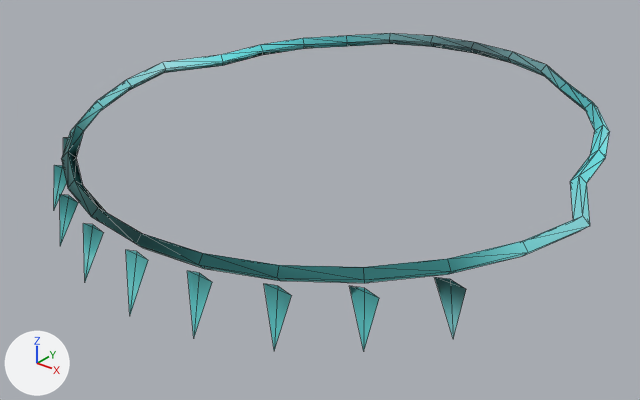
The glTF model assets/giant/parts/Accessory_tooth_necklace.glb, before and after one commit.
One viewpoint serves both versions: a 50 mm camera at (0.441, -0.613, 3.52) aimed at (0.001, -0.063, 3.179). Arrows for +X, +Y and +Z are at lower left; the lights stay in place. The older version comes first. Mesh edges are drawn as thin lines.

The scene before the commit, as lines of its bpy script (objects in view):
```python
me_accessory_tooth_necklace_001 = bpy.data.meshes.new('Accessory_tooth_necklace.001')
me_accessory_tooth_necklace_001.from_pydata(...)  # 148 vertices, 251 faces; spans x -0.252..0.246, y -0.28..0.201, z 3.169..3.264
me_accessory_tooth_necklace_001.materials.append(mat_defaultmaterial)
ob_accessory_tooth_necklace = bpy.data.objects.new('Accessory_tooth_necklace', me_accessory_tooth_necklace_001)
ob_accessory_tooth_necklace.location = (0.0, 0.0, 0.0)
```
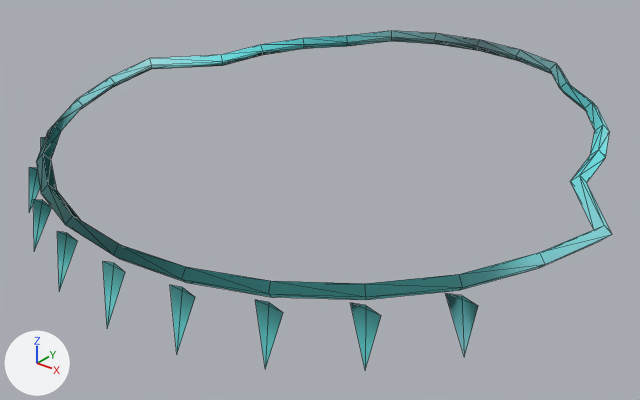
Location of each change, [x1, y1, x2, y2] in pixels of the pictures (640 x 400 px; the box of a moved part takes in the faces that stretch with it):
```json
{"object": "Accessory_tooth_necklace", "change": "reshaped", "before": [54, 33, 610, 351], "after": [29, 31, 612, 369], "on screen": "6% taller"}
{"part": 1, "of": "me_accessory_tooth_necklace_001", "change": "moved or reshaped", "before": [63, 138, 68, 153], "after": [41, 138, 57, 147]}
{"part": 2, "of": "me_accessory_tooth_necklace_001", "change": "moved or reshaped", "before": [54, 165, 66, 209], "after": [29, 167, 40, 212]}
{"part": 3, "of": "me_accessory_tooth_necklace_001", "change": "moved or reshaped", "before": [60, 194, 78, 246], "after": [33, 199, 52, 251]}
{"part": 4, "of": "me_accessory_tooth_necklace_001", "change": "moved or reshaped", "before": [83, 224, 103, 281], "after": [57, 231, 77, 291]}
{"part": 5, "of": "me_accessory_tooth_necklace_001", "change": "moved or reshaped", "before": [126, 250, 148, 314], "after": [103, 261, 125, 327]}
{"part": 6, "of": "me_accessory_tooth_necklace_001", "change": "moved or reshaped", "before": [187, 271, 212, 336], "after": [170, 285, 195, 352]}
{"part": 7, "of": "me_accessory_tooth_necklace_001", "change": "moved or reshaped", "before": [264, 284, 292, 350], "after": [255, 300, 283, 369]}
{"part": 8, "of": "me_accessory_tooth_necklace_001", "change": "moved or reshaped", "before": [349, 286, 379, 351], "after": [350, 303, 381, 369]}
{"part": 9, "of": "me_accessory_tooth_necklace_001", "change": "moved or reshaped", "before": [435, 277, 466, 338], "after": [445, 293, 478, 357]}
{"part": 10, "of": "me_accessory_tooth_necklace_001", "change": "moved or reshaped", "before": [61, 55, 592, 283], "after": [36, 55, 612, 300]}
{"part": 11, "of": "me_accessory_tooth_necklace_001", "change": "moved or reshaped", "before": [347, 33, 567, 91], "after": [347, 31, 569, 88]}
```

Scene script edits in JSON lines:
```json
{"block": "me_accessory_tooth_necklace_001", "where": "# used by ob_accessory_tooth_necklace; location = (0.0, 0.0, 0.0)"}
{"op": "remove", "block": "me_accessory_tooth_necklace_001", "code": "me_accessory_tooth_necklace_001.from_pydata(...)  # 148 vertices, 251 faces; spans x -0.252..0.246, y -0.28..0.201, z 3.169..3.264"}
{"op": "add", "block": "me_accessory_tooth_necklace_001", "code": "me_accessory_tooth_necklace_001.from_pydata(...)  # 148 vertices, 251 faces; spans x -0.272..0.263, y -0.301..0.213, z 3.169..3.264"}
{"block": "me_accessory_tooth_necklace_001", "change": "me_accessory_tooth_necklace_001 part 1: the loose piece of 4 vertices spanning x -0.209..-0.185, y -0.181..-0.173, z 3.184..3.223 is moved by (-0.016, -0.013, 0.0)"}
{"block": "me_accessory_tooth_necklace_001", "change": "me_accessory_tooth_necklace_001 part 2: the loose piece of 4 vertices spanning x -0.169..-0.145, y -0.223..-0.213, z 3.179..3.22 is moved by (-0.013, -0.016, 0.0)"}
{"block": "me_accessory_tooth_necklace_001", "change": "me_accessory_tooth_necklace_001 part 3: the loose piece of 4 vertices spanning x -0.121..-0.097, y -0.254..-0.243, z 3.175..3.218 is moved by (-0.009, -0.018, 0.0)"}
{"block": "me_accessory_tooth_necklace_001", "change": "me_accessory_tooth_necklace_001 part 4: the loose piece of 4 vertices spanning x -0.068..-0.044, y -0.274..-0.262, z 3.171..3.217 is moved by (-0.005, -0.02, 0.0)"}
{"block": "me_accessory_tooth_necklace_001", "change": "me_accessory_tooth_necklace_001 part 5: the loose piece of 4 vertices spanning x -0.012..0.012, y -0.28..-0.268, z 3.169..3.217 is moved by (0.0, -0.02, 0.0)"}
{"block": "me_accessory_tooth_necklace_001", "change": "me_accessory_tooth_necklace_001 part 6: the loose piece of 4 vertices spanning x 0.044..0.068, y -0.274..-0.262, z 3.171..3.217 is moved by (0.005, -0.02, 0.0)"}
{"block": "me_accessory_tooth_necklace_001", "change": "me_accessory_tooth_necklace_001 part 7: the loose piece of 4 vertices spanning x 0.097..0.121, y -0.254..-0.243, z 3.175..3.218 is moved by (0.009, -0.018, 0.0)"}
{"block": "me_accessory_tooth_necklace_001", "change": "me_accessory_tooth_necklace_001 part 8: the loose piece of 4 vertices spanning x 0.145..0.169, y -0.223..-0.213, z 3.179..3.22 is moved by (0.013, -0.016, 0.0)"}
{"block": "me_accessory_tooth_necklace_001", "change": "me_accessory_tooth_necklace_001 part 9: the loose piece of 4 vertices spanning x 0.185..0.209, y -0.181..-0.173, z 3.184..3.223 is moved by (0.016, -0.013, 0.0)"}
{"block": "me_accessory_tooth_necklace_001", "change": "me_accessory_tooth_necklace_001 part 10: 60 of 148 vertices moved; they spanned x -0.252..0.246, y -0.268..0.034, z 3.217..3.246 and now span x -0.272..0.263, y -0.289..0.035, z 3.217..3.246; mean shift (-0.002, -0.012, 0.0); largest move (-0.24, -0.018, 3.24) -> (-0.261, -0.019, 3.24)"}
{"block": "me_accessory_tooth_necklace_001", "change": "me_accessory_tooth_necklace_001 part 11: all 20 vertices in x -0.095..0.095, y 0.169..0.201, z 3.251..3.264 are scaled about their middle by (1.05, 1.04, 1), then moved by (0.0, 0.011, 0.0)"}
```
